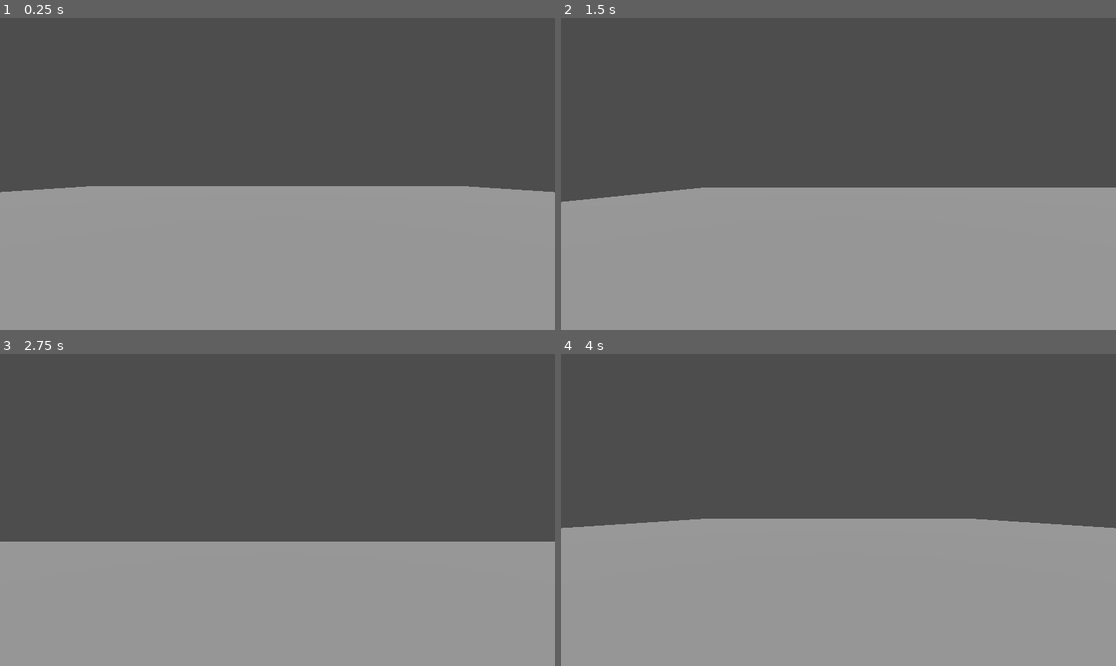
Above: before the commit, frames 1-4 (two rows, left to right).
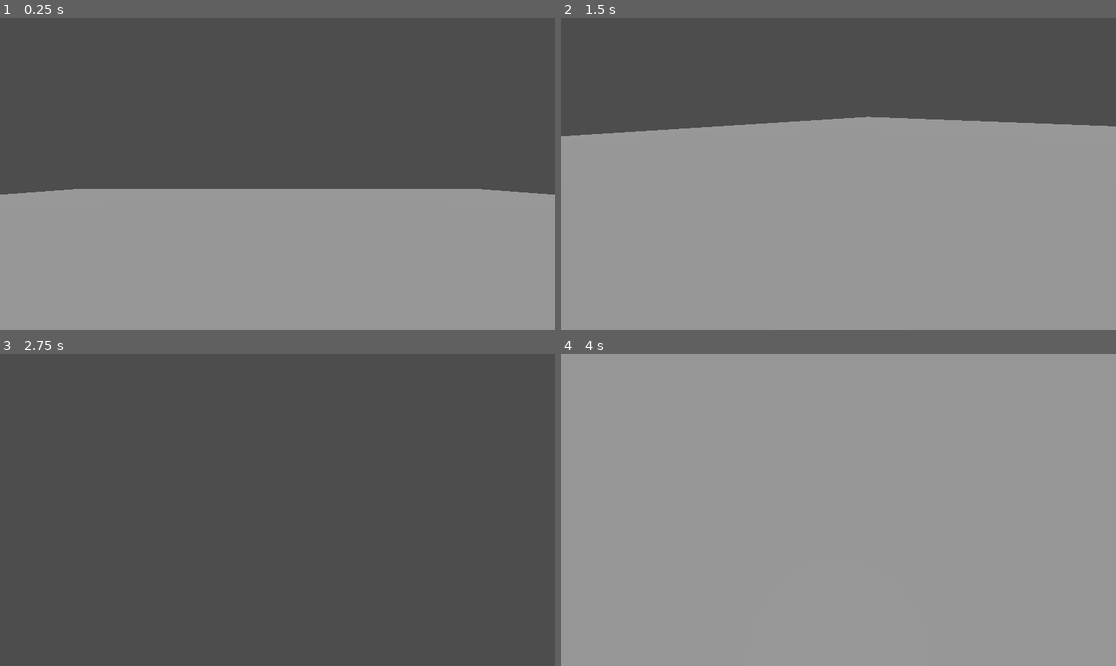
Above: after the commit, the same moments.

Repository: twang849/LoJam-x-GDS-2025
Game: Godot game, scene res://level.tscn
Two runs of this game, one before a commit and one after it. Both use one fixed random seed, a clock stepped at 60 frames per second and the inputs below.
Inputs (mouse positions are in pixels of both pictures, inside the frame that each line leads up to):
- Up to frame 1 (0.25 s): no input
- Up to frame 2 (1.5 s): tap Enter at 0.5 s; move the mouse to (960, 158) at 0.52 s; hold D (move_right) 0.53-1.28 s; tap Space (jump) at 0.77 s; move the mouse to (727, 189) at 1.27 s; hold S (move_backward) from 1.28 s (still down)
- Up to frame 3 (2.75 s): tap Space (jump) at 1.52 s; move the mouse to (333, 441) at 2.02 s; release S (move_backward) at 2.03 s; hold D (move_right) from 2.03 s (still down)
- Up to frame 4 (4 s): tap Space (jump) at 2.75, 3.02, 3.77 s; move the mouse to (810, 572) at 2.77 s; release D (move_right) at 2.78 s; hold W (move_forward) 2.78-3.53 s; move the mouse to (1005, 556) at 3.52 s; hold A (move_left) from 3.53 s (still down)

The runs differ from the first frame. In frame 1, 0.8% of the frame differs, in the area x 0-100%, y 53-57%; in frame 2, 21%; in frame 3, 40%; in frame 4, 54%, in the area x 0-100%, y 0-56%.

Commit message:
Camera fixes

Diff:
--- a/player.gd
+++ b/player.gd
@@ -1,7 +1,10 @@
 extends CharacterBody3D
 
-@onready var _camera := $CameraPivot/SpringArm3D/Camera3D as Camera3D
+@onready var _camera := $CameraPivot/Camera3D as Camera3D
 @onready var _camera_pivot := $CameraPivot as Node3D
+
+func _ready():
+	Input.set_mouse_mode(Input.MOUSE_MODE_CAPTURED)
 
 @export_range(0.0, 1.0) var mouse_sensitivity = 0.01
 @export var tilt_limit = deg_to_rad(75)
@@ -29,7 +32,6 @@
 
 	if direction != Vector3.ZERO:
 		direction = direction.normalized()
-		$CameraPivot.basis = Basis.looking_at(direction)
 
 	target_velocity.x = direction.x * speed
 	target_velocity.z = direction.z * speed
@@ -37,7 +39,7 @@
 	if !is_on_floor():
 		target_velocity.y = target_velocity.y - (delta * fall_acceleration)
 
-	velocity = target_velocity
+	velocity = target_velocity.x * transform.basis.x + target_velocity.z * transform.basis.z
 	move_and_slide()
 
 func _unhandled_input(event: InputEvent) -> void:
--- a/player.tscn
+++ b/player.tscn
@@ -15,8 +15,5 @@
 [node name="CameraPivot" type="Node3D" parent="."]
 transform = Transform3D(1, 0, 0, 0, 1, 0, 0, 0, 1, 0, 2, 0)
 
-[node name="SpringArm3D" type="SpringArm3D" parent="CameraPivot"]
-spring_length = 3.0
-
-[node name="Camera3D" type="Camera3D" parent="CameraPivot/SpringArm3D"]
+[node name="Camera3D" type="Camera3D" parent="CameraPivot"]
 transform = Transform3D(1, 0, 0, 0, 1, 0, 0, 0, 1, 0, 0.241243, 0)
